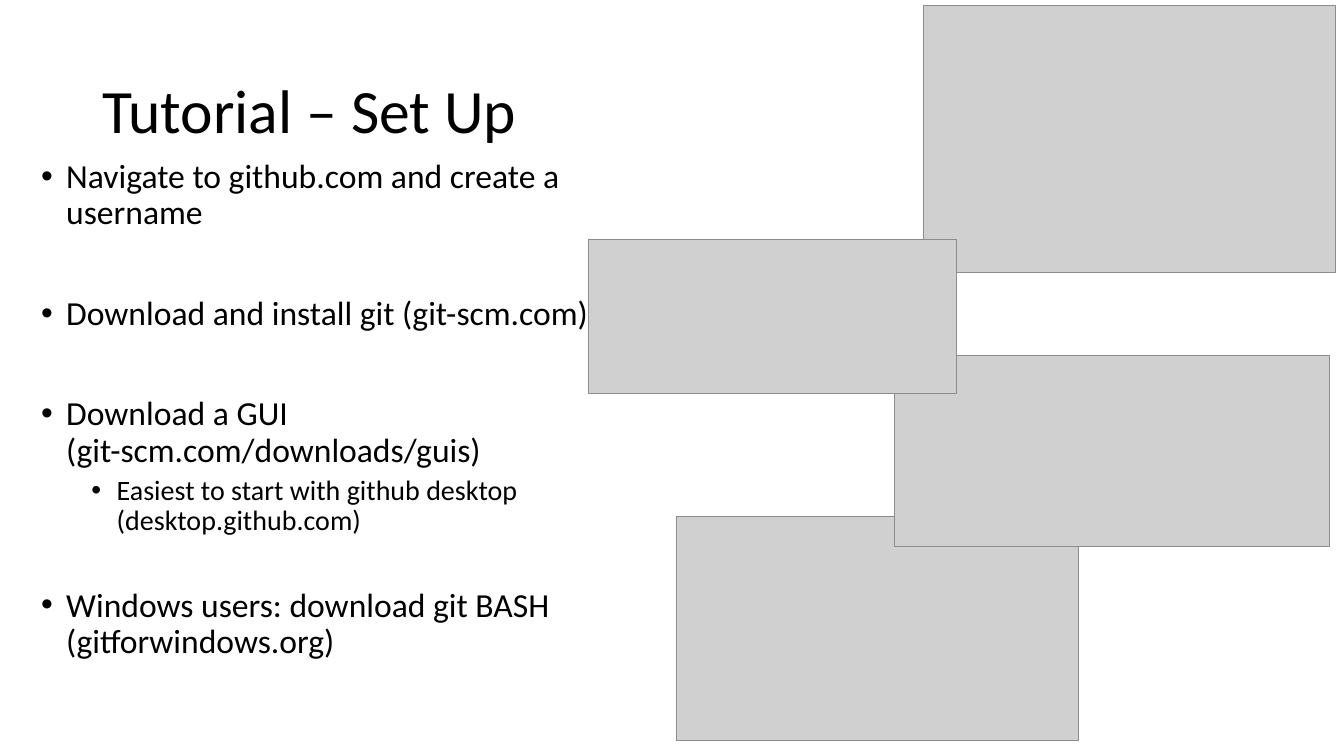
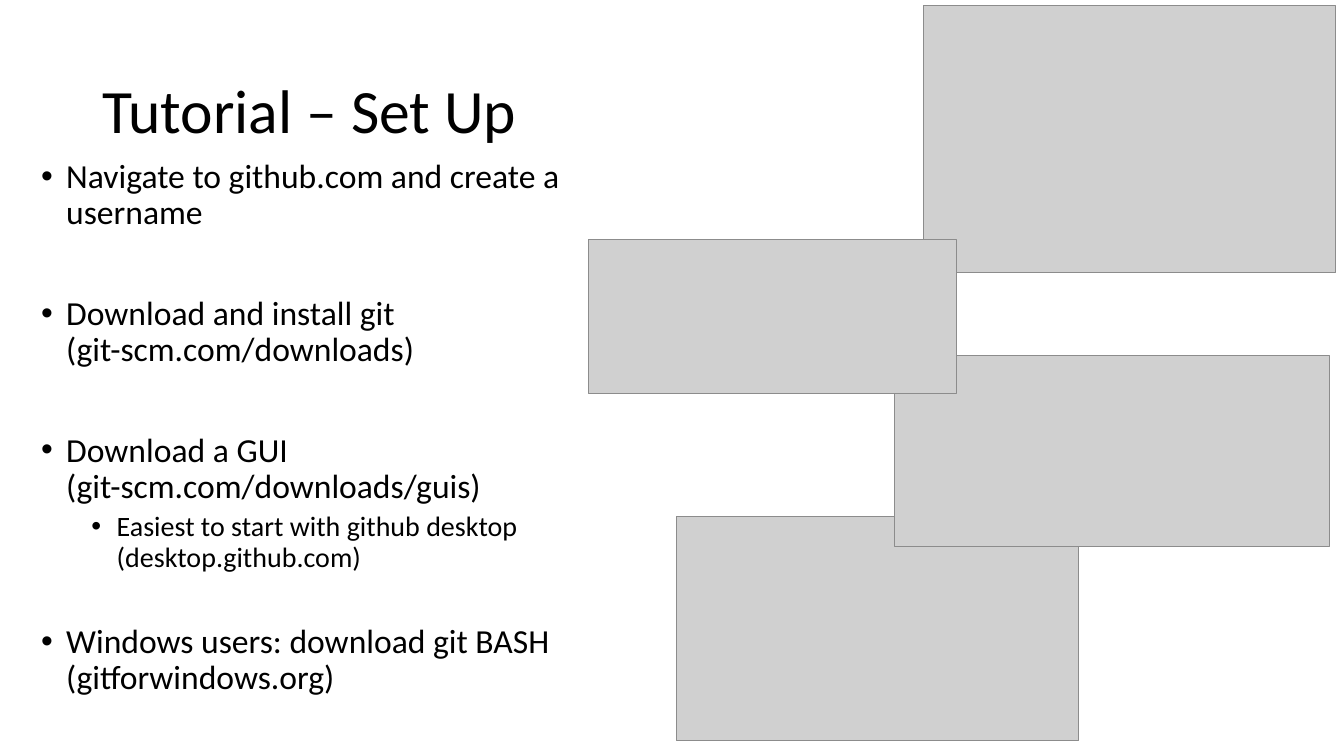
Before and after one commit to wes592/cl_gitTutorial, a slide deck: slide 1 of gitSetUpInstructions.pptx. Drawn at 1344x756 pixels with LibreOffice and Linux fonts; fonts in the diff are those of the drawing; grey boxes stand for pictures. Boxes give left, top, right and bottom in pixels: in the first picture for what was removed or moved away, otherwise in the second. Text is boxed around its words. In the diff, an @@ line names an element or a change of style, - is before the commit and + after.

```diff
--- a/gitSetUpInstructions.pptx
+++ b/gitSetUpInstructions.pptx
@@ text at (66, 301, 414, 367): text changed @@
-• Download and install git (git-scm.com)
+• Download and install git (git-scm.com/downloads)
```
Also in this commit, not shown: 1 other slide changed, 1 slide added.
